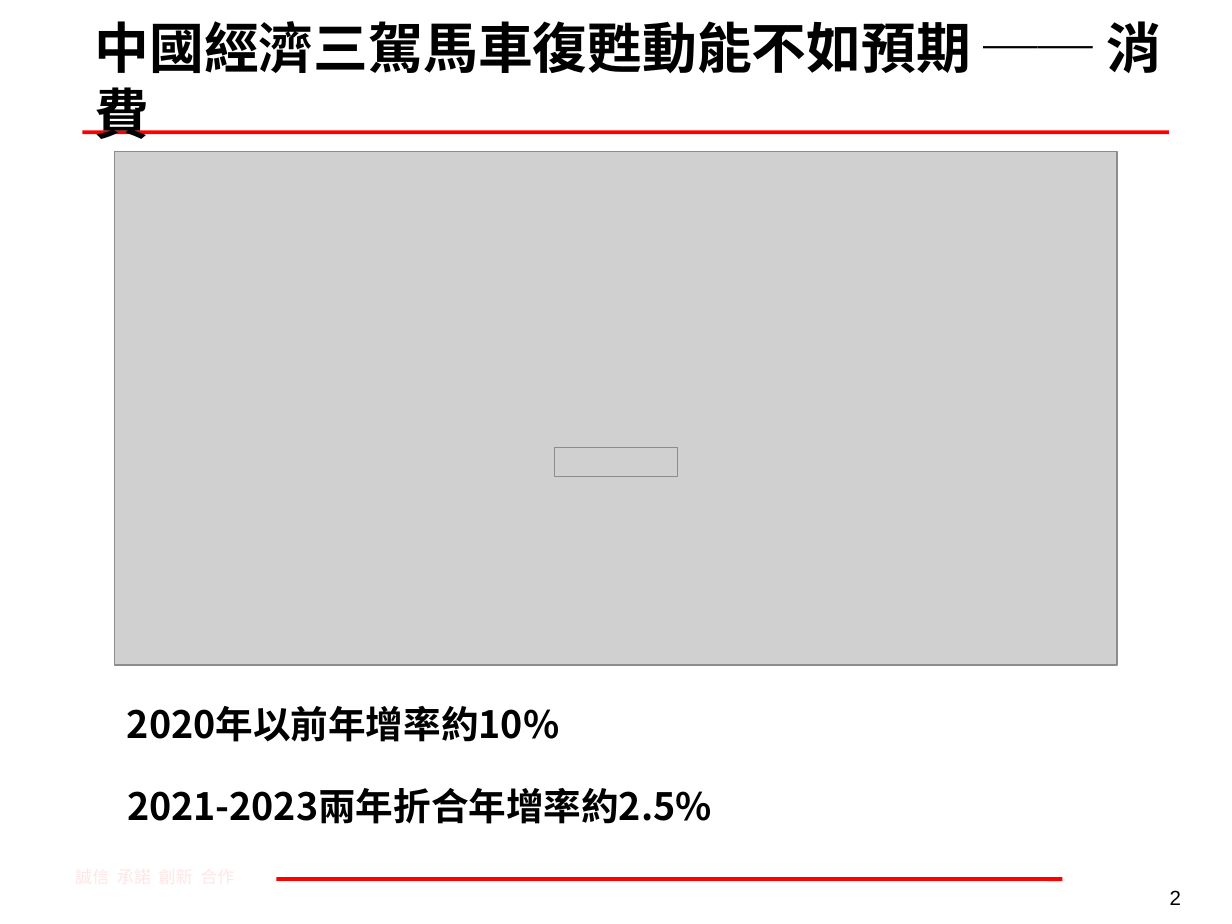
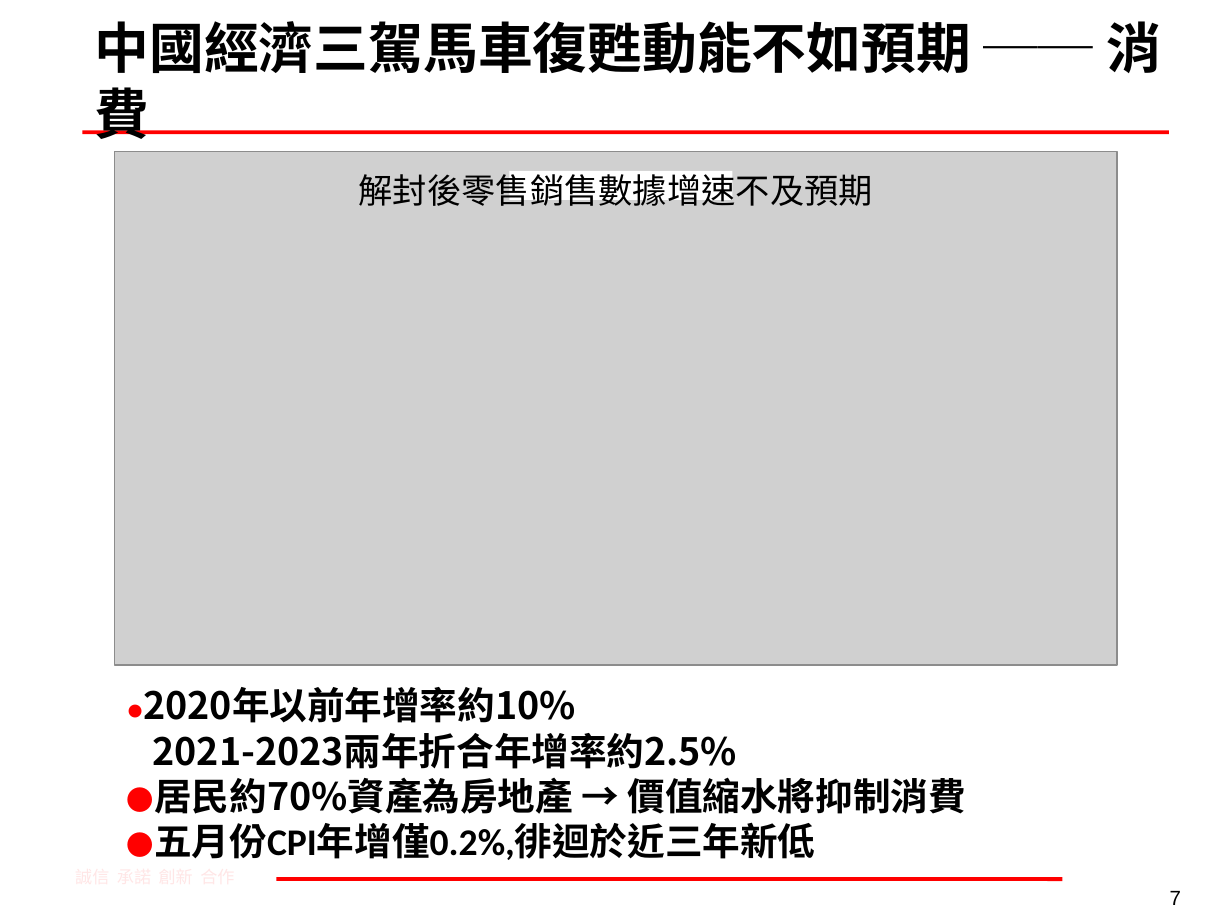
Before and after one commit to mark838308/Mark-Wang, a slide deck: slide 7 of 人民幣+美債交易策略.pptx (slide 2 before the commit). Drawn at 1232x924 pixels with LibreOffice and Linux fonts; fonts in the diff are those of the drawing; grey boxes stand for pictures; background and template pictures are left out. Boxes give left, top, right and bottom in pixels: in the first picture for what was removed or moved away, otherwise in the second. Text is boxed around its words. In the diff, an @@ line names an element or a change of style, - is before the commit and + after.

```diff
--- a/人民幣+美債交易策略.pptx
+++ b/人民幣+美債交易策略.pptx
@@ text added at bbox=[359, 171, 873, 206], 20 pt, text #000000 @@
+解封後零售銷售數據增速不及預期
@@ rectangle added at bbox=[509, 171, 732, 201], fill #FFFFFF @@
@@ picture removed at bbox=[554, 447, 678, 477] @@
@@ text at bbox=[143, 687, 966, 860]: text changed @@
-2020年以前年增率約10%
+●2020年以前年增率約10%
+2021-2023兩年折合年增率約2.5%
+●居民約70%資產為房地產 → 價值縮水將抑制消費
+●五月份CPI年增僅0.2%,徘迴於近三年新低
@@ text removed at bbox=[127, 788, 712, 824] @@
-2021-2023兩年折合年增率約2.5%
@@ page number at bbox=[1170, 891, 1181, 905]: text changed @@
-2
+7
```
Also in this commit, not shown: 4 other slides changed, 10 slides added, 40 slides removed, 2 other files.
